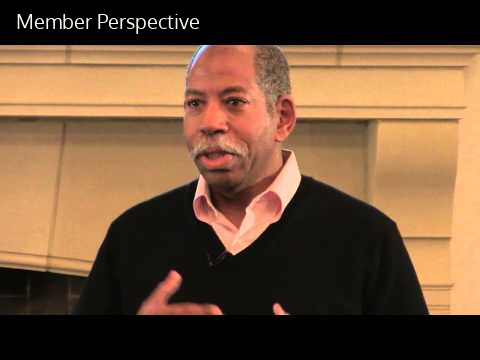
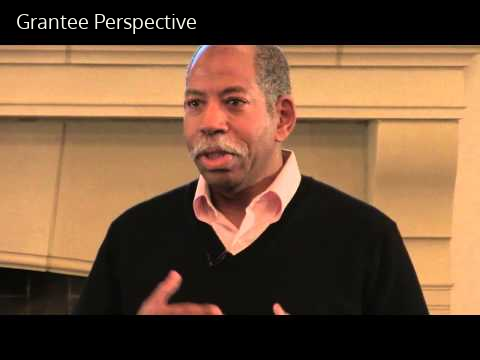
Before/after of a w=480, h=360 layered artwork. What changed in the layer stack:
renamed "Member Perspective" to "Grantee Perspective", painted on it over [17, 14, 199, 34]
